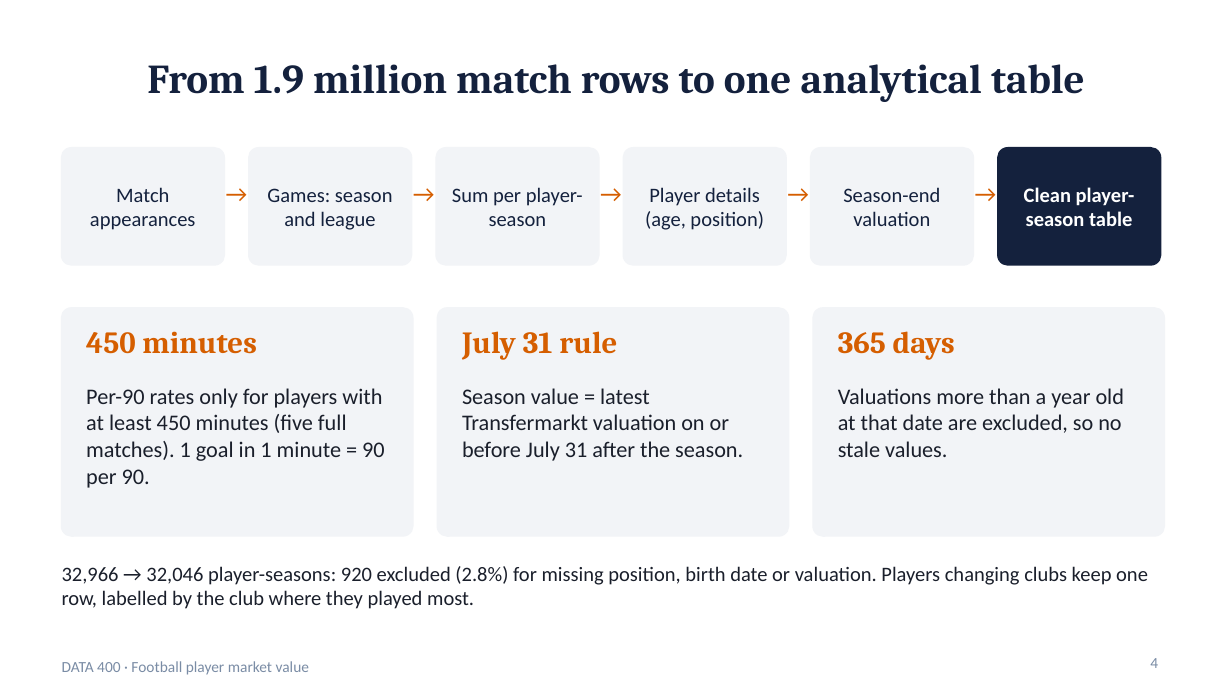
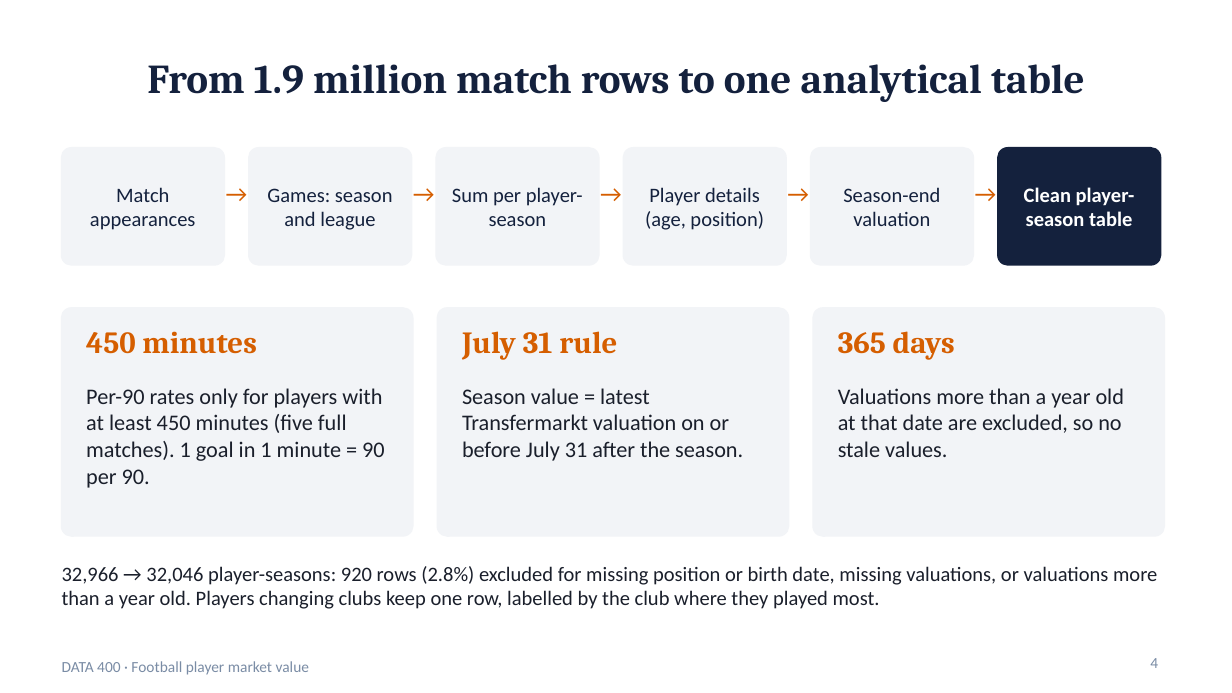
Before and after one commit to niloy-saha-123/DATA400-football-player-market-value-analysis, a slide deck: slide 4 of presentation/DATA400_market_value_presentation.pptx. Drawn at 1232x693 pixels with LibreOffice and Linux fonts; fonts in the diff are those of the drawing. Boxes give left, top, right and bottom in pixels: in the first picture for what was removed or moved away, otherwise in the second. Text is boxed around its words. In the diff, an @@ line names an element or a change of style, - is before the commit and + after.

```diff
--- a/presentation/DATA400_market_value_presentation.pptx
+++ b/presentation/DATA400_market_value_presentation.pptx
@@ text at <box>62,566,1157,609</box>: text changed @@
-32,966 → 32,046 player-seasons: 920 excluded (2.8%) for missing position, birth date or valuation. Players changing clubs keep one row, labelled by the club where they played most.
+32,966 → 32,046 player-seasons: 920 rows (2.8%) excluded for missing position or birth date, missing valuations, or valuations more than a year old. Players changing clubs keep one row, labelled by the club where they played most.
```
Also in this commit, not shown: 3 other slides changed, 5 other files.
